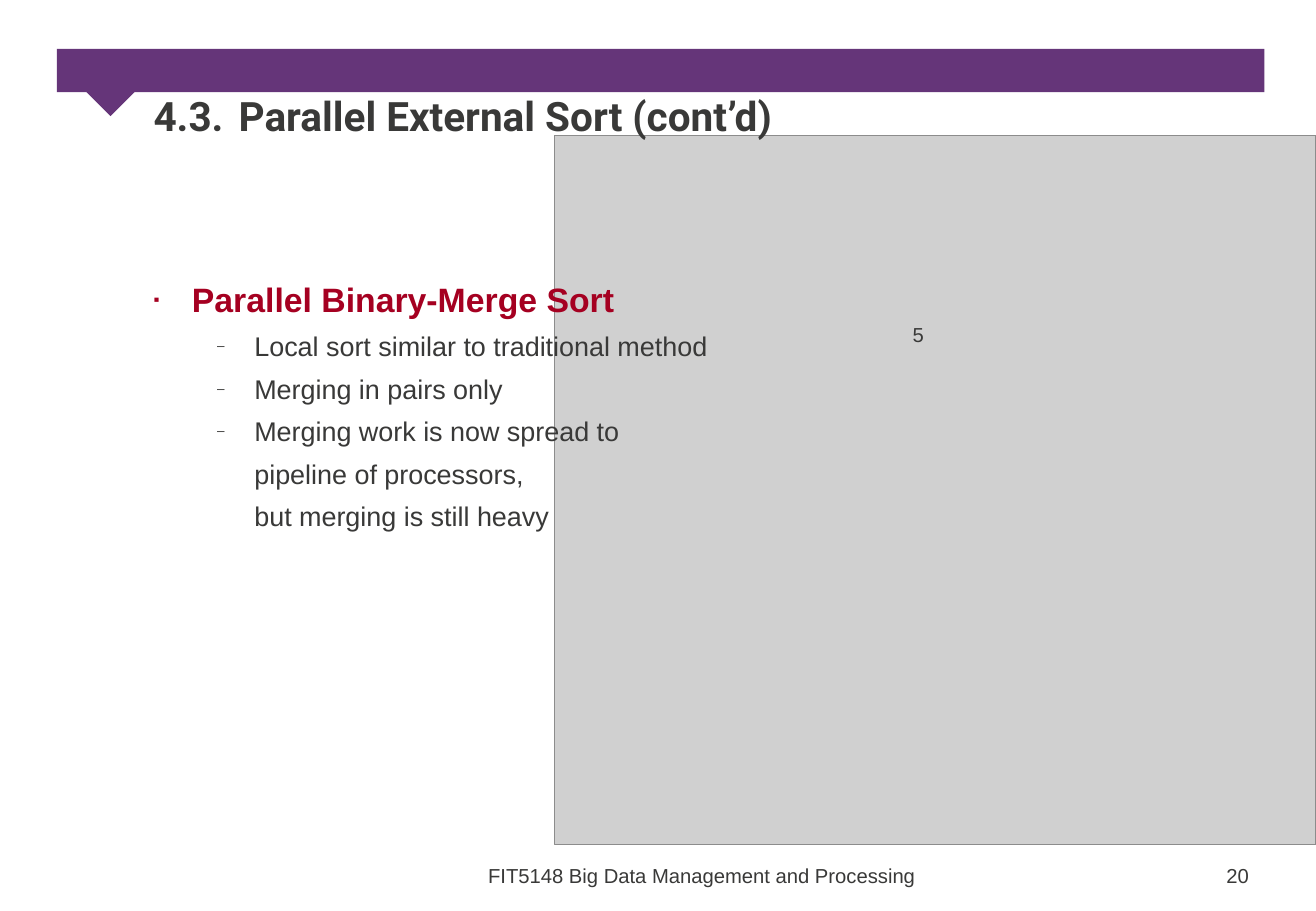
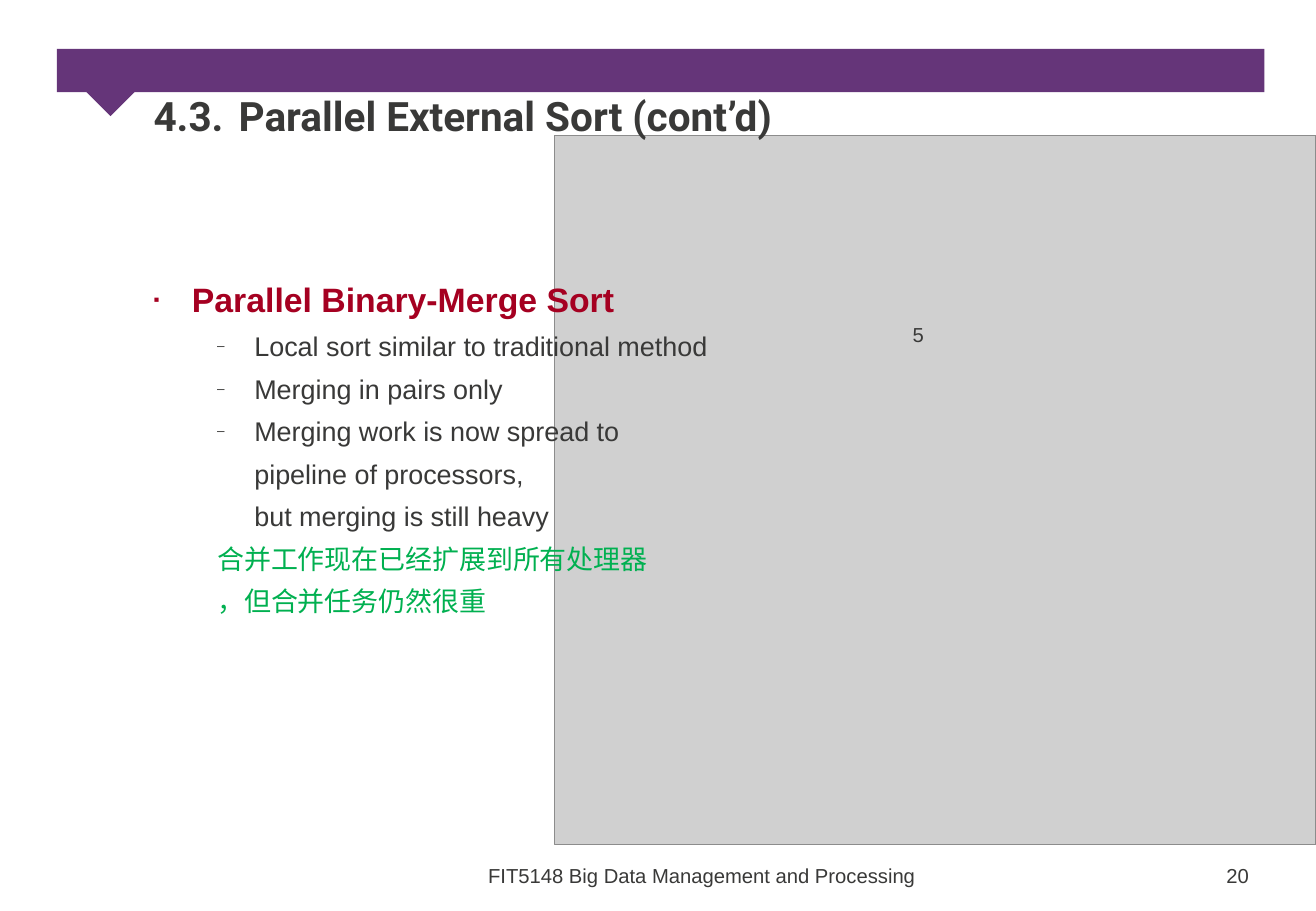
Before and after one commit to xianlinfeng/Documents, a slide deck: slide 20 of FIT5148/week5/FIT5148-5a-Volume-ParSort.pptx. Drawn at 1316x911 pixels with LibreOffice and Linux fonts; fonts in the diff are those of the drawing; grey boxes stand for pictures; background and template pictures are left out. Boxes give left, top, right and bottom in pixels: in the first picture for what was removed or moved away, otherwise in the second. Text is boxed around its words. In the diff, an @@ line names an element or a change of style, - is before the commit and + after.

```diff
--- a/FIT5148/week5/FIT5148-5a-Volume-ParSort.pptx
+++ b/FIT5148/week5/FIT5148-5a-Volume-ParSort.pptx
@@ text at bbox=[217, 541, 647, 614]: paragraphs added @@
+  合并工作现在已经扩展到所有处理器
+  ，但合并任务仍然很重
```
Also in this commit, not shown: 9 other slides changed, 22 other files.
